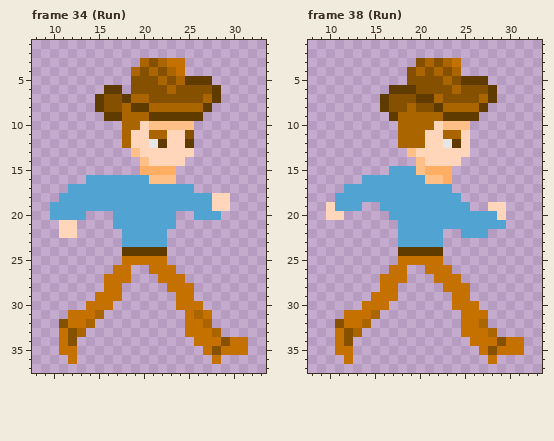
Two states of a pixel-art file, Assets/Characters/Test/Test2Animation_40x40_run_4_no_smears_outline.ase. The picture above was drawn from the file before the commit.
40x40 pixels, 105 frames. Shown: frame 34 (Run): x 8..33, y 1..37; frame 38 (Run): x 8..33, y 1..37.
After the commit:
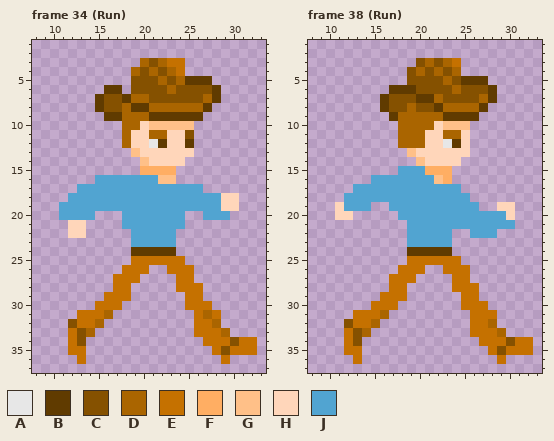
Palette (. is transparent): A #e7e7e7  B #603b00  C #855100  D #aa6500  E #c57100  F #ffae63  G #ffc088  H #ffd6ba  J #51a4d1
Edits made:
Changed rows in their new state; - is an unchanged pixel.
Frame 34 (Run):
first column x 10:
16 ----.------J-----------
17 --.-------------J------
18 -.----------------J-H--
19 .-----------------J-H--
20 .---J--.------J-.--J---
21 -.-H---.------J--------
22 -.-H----.----J---------
23 --------.----J---------
24 --------.----B---------
25 --------.----EE--------
26 -------.-EE..-EE-------
27 ------.--E--..-E-------
28 ------.-E----.--E------
29 -----.--E-----.-E------
30 ----.--E------.--E-----
31 --.--ED--------.EDE----
32 -.C-ED---------.-ED----
33 -.ECD----------.--ED---
34 -.EC------------.--EC-E
35 -.-E-------------.EC--E
36 --.E--------------.E---
Frame 38 (Run):
first column x 10:
15 -------.--J------------
16 ----.------J-----------
17 --.-----------J--------
18 -.-------------J-------
19 .H--J-.---------J-.-H--
20 .-H----.-----------JH--
21 --------.-----------J--
22 --------.----J-.--J----
23 --------.----J---------
24 --------.----B---------
25 --------.----EE--------
26 -------.-EE..-EE-------
27 ------.--E--..-E-------
28 ------.-E----.--E------
29 -----.--E-----.-E------
30 ----.--E------.--E-----
31 --.--ED--------.--E----
32 -.C-ED---------.-ED----
33 -.ECD----------.--ED---
34 -.EC------------.--EC-E
35 -.-E-------------.EC--E
36 --.E--------------.E---
Where, in picture pixels (left, top, right, bottom), the same in both pictures:
changed: (50, 175, 257, 364)
changed: (326, 166, 533, 364)
